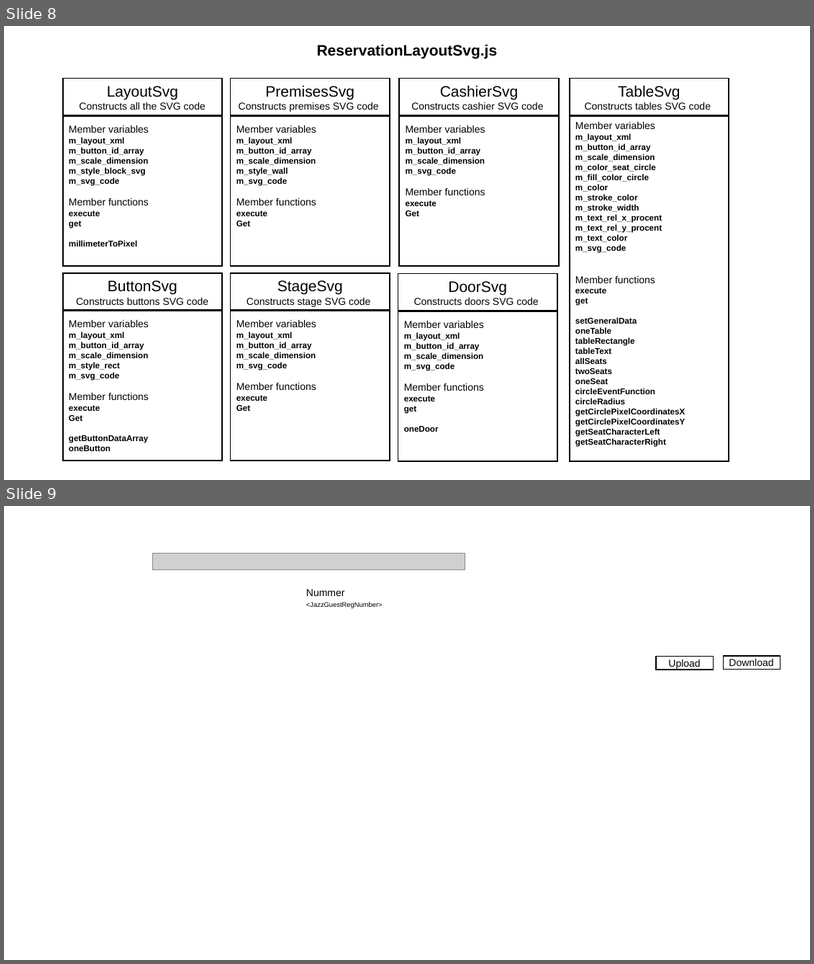
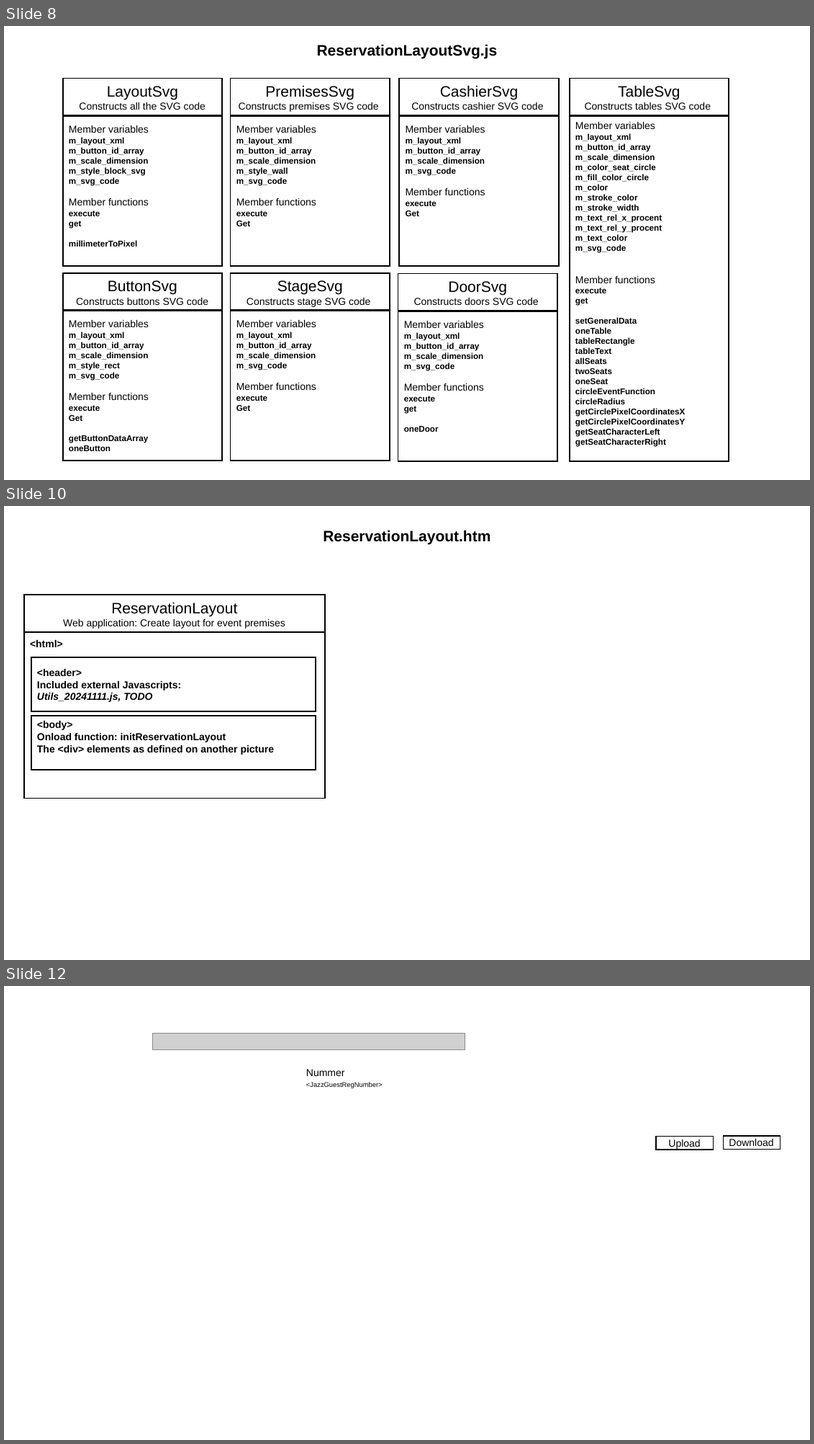
Before and after one commit to JazzLiveAarau/WwwReservationLayout, a slide deck: Description/ReservationLayout.pptx. Shown one above the other, each under a label of ours: slides 8 and 9 before the commit, slides 8, 10 and 12 after it; the slides between them are not shown. The pictures are 814x964 and 814x1444 pixels, drawn with LibreOffice and Linux fonts; fonts in the diff are those of the drawing; grey boxes stand for pictures. Boxes give left, top, right and bottom in pixels: in the first picture for what was removed or moved away, otherwise in the second. Text is boxed around its words. In the diff, an @@ line names an element or a change of style, - is before the commit and + after.

```diff
--- a/Description/ReservationLayout.pptx
+++ b/Description/ReservationLayout.pptx
@@ slide 10 added at [4,506,810,960], background #FFFFFF @@
@@ text added at [323,530,491,545], 18 pt, text #000000, bold @@
+ReservationLayout.htm
@@ rectangle added at [24,595,325,632], outline #000000 1.5 pt, 12 pt, text #000000 @@
+ReservationLayout
+Web application: Create layout for event premises
@@ rectangle added at [24,633,325,798], outline #000000 1.5 pt, 12 pt, text #000000, bold @@
+<html>
@@ rectangle added at [31,657,316,711], outline #000000 1.5 pt, 12 pt, text #000000, bold @@
+<header>
+Included external Javascripts:
+Utils_20241111.js, TODO
@@ rectangle added at [31,716,316,770], outline #000000 1.5 pt, 12 pt, text #000000, bold @@
+<body>
+Onload function: initReservationLayout
+The <div> elements as defined on another picture
@@ what was slide 9 is now slide 12 @@
```
Also in this commit, not shown: 2 other slides added, 6 other files.
